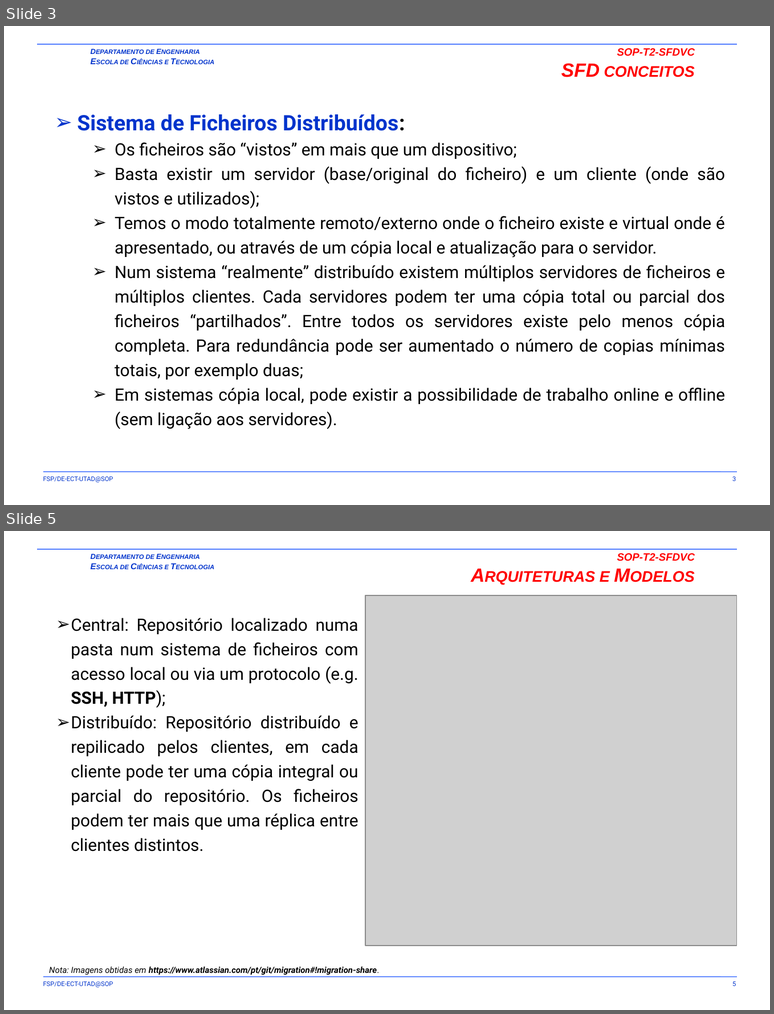
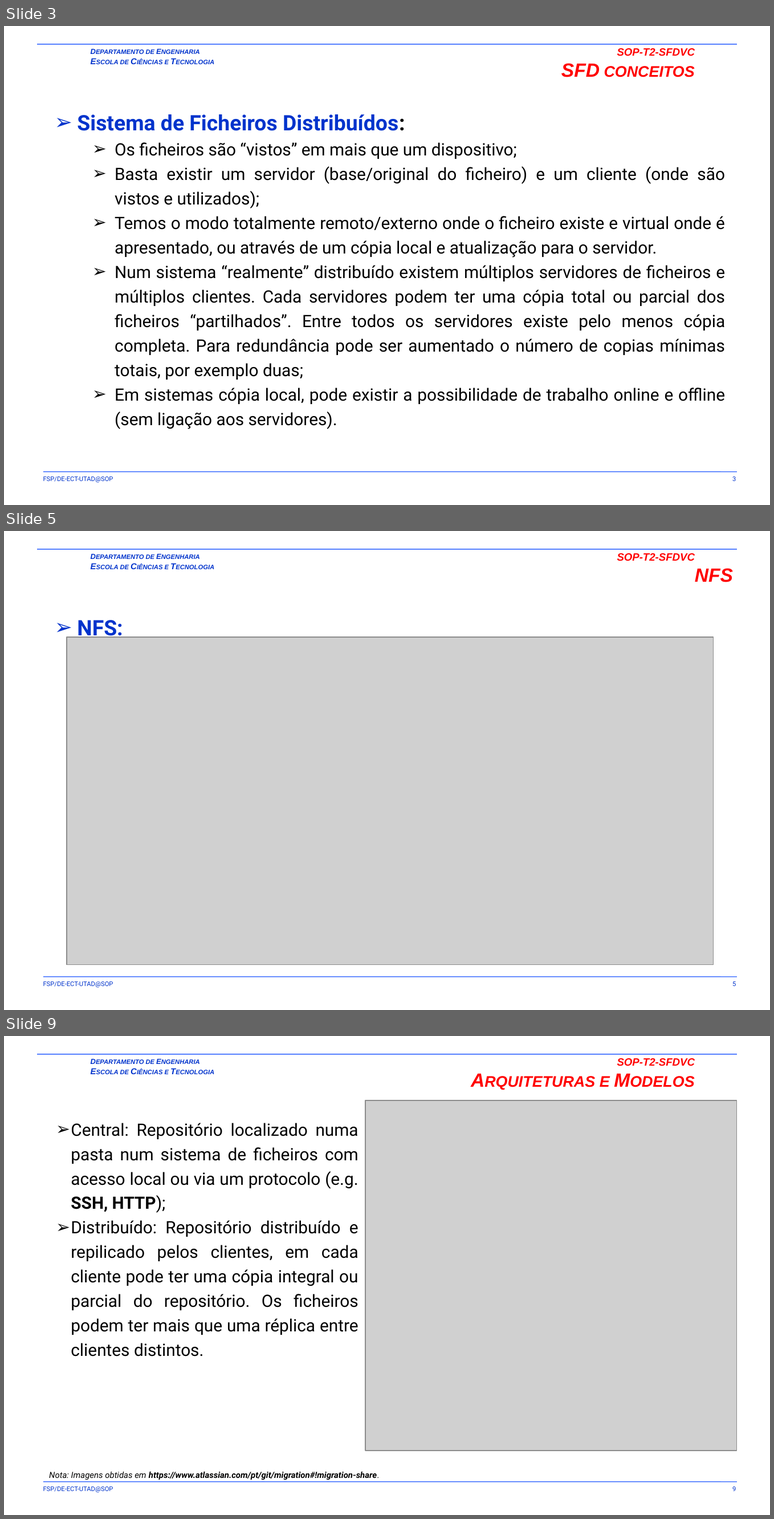
Before and after one commit to fsp864/UTAD-SOP, a slide deck: aulas/t/SOP-T2-SFDVC.pptx. Shown one above the other, each under a label of ours: slides 3 and 5 before the commit, slides 3, 5 and 9 after it; the slides between them are not shown. The pictures are 774x1014 and 774x1519 pixels, drawn with LibreOffice and Linux fonts; fonts in the diff are those of the drawing; grey boxes stand for pictures; background and template pictures are left out. Boxes give left, top, right and bottom in pixels: in the first picture for what was removed or moved away, otherwise in the second. Text is boxed around its words. In the diff, an @@ line names an element or a change of style, - is before the commit and + after.

```diff
--- a/aulas/t/SOP-T2-SFDVC.pptx
+++ b/aulas/t/SOP-T2-SFDVC.pptx
@@ slide 5 added at (4,531,770,1010), background picture (left out); not listed: 5 template elements that a slide beside it also shows @@
@@ title added at (617,553,733,582), 10 pt, text #FF0000, bold, italic @@
+SOP-T2-SFDVC
+NFS
@@ text added at (77,620,123,640), 20 pt, text #0033CC, bold @@
+➢ NFS:
@@ picture added at (67,636,714,965) @@
@@ what was slide 5 is now slide 9 @@
@@ page number at (732,1486,736,1491): text changed @@
-5
+9
```
Also in this commit, not shown: 3 slides changed, 3 other slides added, 1 other file.
